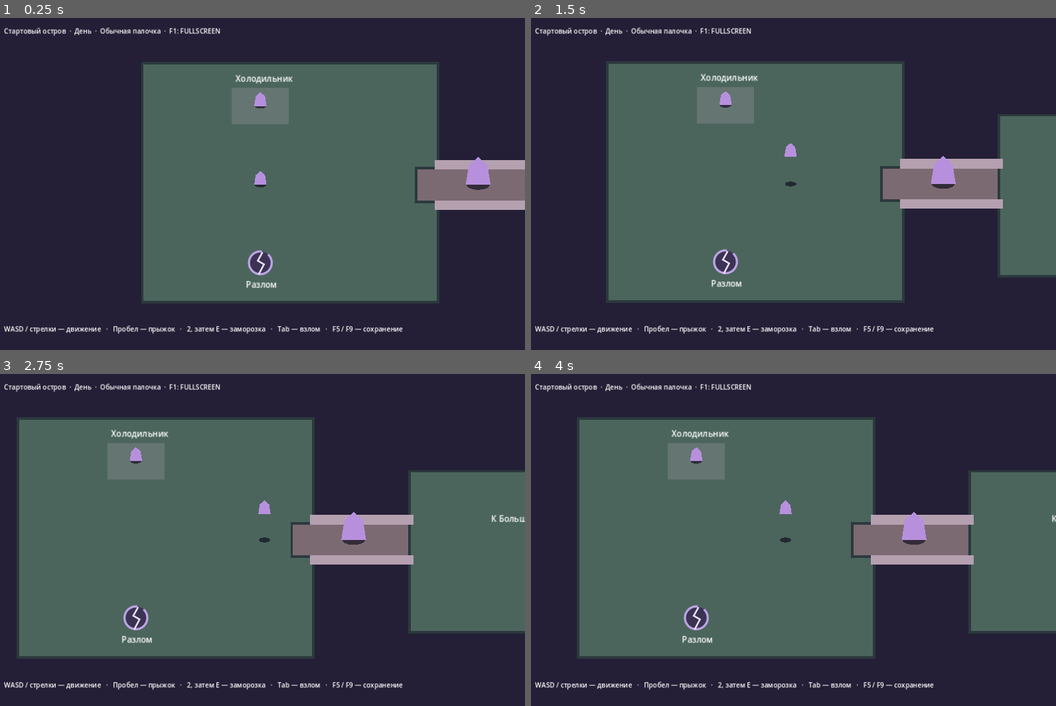
Above: before the commit, frames 1-4 (two rows, left to right).
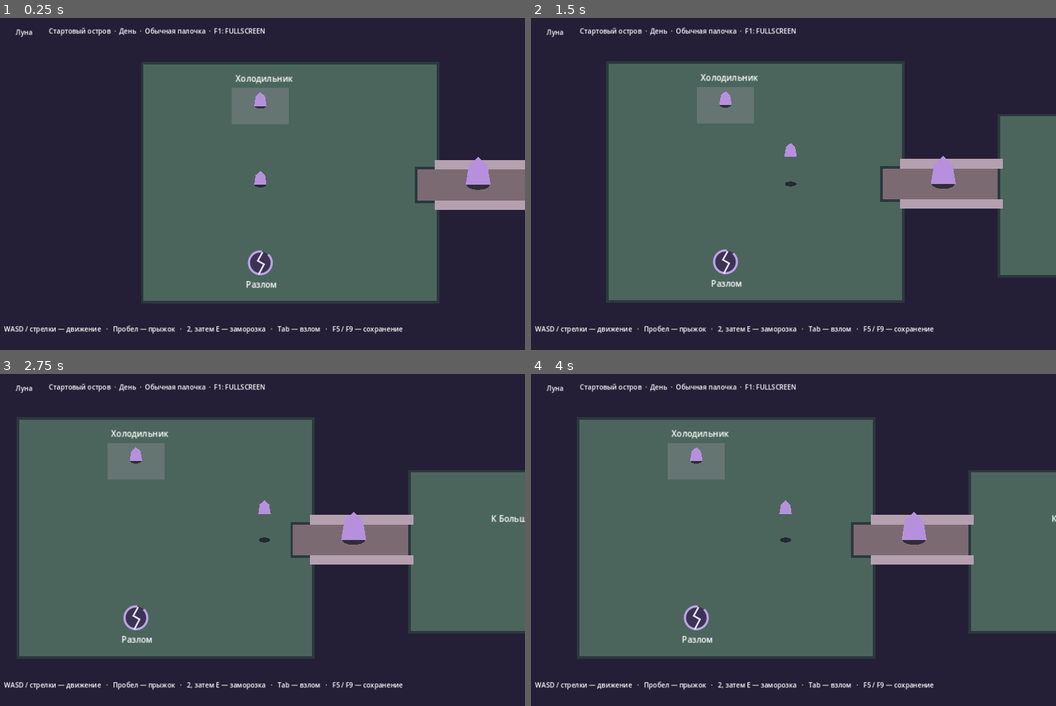
Above: after the commit, the same moments.

Repository: 0ri-space-cat/luna-dev-mode
Game: Godot game, scene res://scenes/skeleton/adventure.tscn
Two runs of this game, one before a commit and one after it. Both use one fixed random seed, a clock stepped at 60 frames per second and the inputs below.
Inputs (mouse positions are in pixels of both pictures, inside the frame that each line leads up to):
- Up to frame 1 (0.25 s): no input
- Up to frame 2 (1.5 s): tap Enter at 0.5 s; move the mouse to (909, 167) at 0.52 s; hold Right (ui_right) 0.53-1.25 s; hold Tab 0.53-1.25 s; click (909, 167) at 0.67 s; tap Space at 0.77 s; tap F at 0.8 s; drag from (683, 200) to (762, 250) at 1.27 s
- Up to frame 3 (2.75 s): tap Space at 2 s; move the mouse to (315, 466) at 2.02 s; hold Right (ui_right) from 2.03 s (still down); hold E from 2.03 s (still down); click (315, 466) at 2.17 s; tap T at 2.3 s
- Up to frame 4 (4 s): release Right (ui_right) at 2.75 s; release E at 2.75 s; drag from (762, 606) to (630, 490) at 2.77 s; tap Enter at 3.5 s; move the mouse to (951, 589) at 3.52 s; hold Left (ui_left) from 3.53 s (still down); hold Tab from 3.53 s (still down); click (951, 589) at 3.67 s; tap Space at 3.77 s; tap F at 3.8 s

The runs differ from the first frame. In frame 1, 0.6% of the frame differs, in the area x 0-51%, y 2-6%; in frame 2, 0.6%; in frame 3, 0.6%; in frame 4, 0.6%.

Commit message:
Add protected graybox Oni profile selection without changing the traveler

Diff:
--- a/game/scenes/skeleton/start_island.tscn
+++ b/game/scenes/skeleton/start_island.tscn
@@ -17,8 +17,18 @@
 
 [node name="Interface" type="CanvasLayer" parent="."]
 
+[node name="ProfilePortrait" type="Label" parent="Interface"]
+offset_left = 24.0
+offset_top = 20.0
+offset_right = 120.0
+offset_bottom = 50.0
+mouse_filter = 2
+text = "Луна"
+horizontal_alignment = 1
+vertical_alignment = 1
+
 [node name="Status" type="Label" parent="Interface"]
-offset_left = 24.0
+offset_left = 132.0
 offset_top = 20.0
 
 [node name="Prompt" type="Label" parent="Interface"]
--- /dev/null
+++ b/game/scripts/skeleton/hero_profile_2d.gd
@@ -0,0 +1,39 @@
+extends RefCounted
+## First technical profile slice. Selection never creates or replaces an Entity,
+## wand, ability instance or inventory. Other profiles require their own gates.
+const LUNA := "LUNA"
+const ONI := "ONI"
+const NAMES := {LUNA: "Луна", ONI: "Они"}
+var active := LUNA
+
+
+func available(oni_deep_met: bool) -> Array[String]:
+	var ids: Array[String] = [LUNA]
+	if oni_deep_met:
+		ids.append(ONI)
+	return ids
+
+
+func restore(value: Variant, oni_deep_met: bool) -> bool:
+	if not value is String or value not in available(oni_deep_met):
+		return false
+	active = value
+	return true
+
+
+func choose(value: String, oni_deep_met: bool, authorized: bool) -> bool:
+	return authorized and restore(value, oni_deep_met)
+
+
+func sees_underside(eyes_open: bool) -> bool:
+	return active == ONI and not eyes_open
+
+
+static func within_projected_control(body: Node2D, camera: Camera2D, target: Control, reach: float) -> bool:
+	if not is_instance_valid(body) or not is_instance_valid(camera) or not camera.is_current() or not is_instance_valid(target) or not target.is_visible_in_tree():
+		return false
+	camera.force_update_scroll()
+	var screen: Rect2 = camera.get_viewport().get_visible_rect()
+	var bounds: Rect2 = target.get_global_transform_with_canvas() * Rect2(Vector2.ZERO, target.size)
+	var point: Vector2 = camera.get_canvas_transform() * body.global_position
+	return bounds.has_area() and screen.has_point(point) and bounds.grow(reach).has_point(point)
--- a/game/scripts/skeleton/start_island.gd
+++ b/game/scripts/skeleton/start_island.gd
@@ -80,6 +80,9 @@
 const City = preload("res://scripts/skeleton/luma_city_layout.gd")
 const LunaDoor = preload("res://scripts/skeleton/luna_door_2d.gd")
 const Social = preload("res://scripts/runtime2d/friend_progress_2d.gd")
+const HeroProfile = preload("res://scripts/skeleton/hero_profile_2d.gd")
+var hero_profile := HeroProfile.new()
+var _profile_panel: PanelContainer
 const Music = preload("res://scripts/runtime2d/flute_2d.gd")
 const Visits = preload("res://scripts/skeleton/oni_music_layout.gd")
 const ATTRACTION_SECONDS := 14.0
@@ -461,6 +464,7 @@
 
 func _ready() -> void:
 	_setup_window_frame()
+	_setup_profile_panel()
 	wand_pair.original = projection
 	world_clock.minute_changed.connect(_update_world_light)
 	_ice_duration.active_changed.connect(_update_ice_support)
@@ -691,6 +695,7 @@
 func set_luna_eyes(open: bool) -> void:
 	crystal_observer.luna_eyes_open = open
 	_sync_crystal_observation()
+	queue_redraw()
 
 
 func _set_crystal_door(solid: bool) -> void:
@@ -2397,6 +2402,59 @@
 	return true
 
 
+func _setup_profile_panel() -> void:
+	_profile_panel = PanelContainer.new()
+	_profile_panel.position = Vector2(40, 85)
+	$Interface.add_child(_profile_panel)
+	_profile_panel.hide()
+
+
+func _profile_edit_allowed() -> bool:
+	if not observation_fixture or not visible or not $Interface.visible or not is_instance_valid(actor) or actor.entity_id != ENTITY_ID or not actor.accepts_player_input():
+		return false
+	if access.wand_mode != AccessState.DEVELOPER or wand_pair.held.is_empty() or not wand_pair.active().carried or not actor.motion.grounded or not is_zero_approx(float(actor.motion.elevation)) or actor.is_attached() or actor.has_passenger() or is_instance_valid(_debug_editor):
+		return false
+	return HeroProfile.within_projected_control(actor, _camera, $Interface/ProfilePortrait, 24.0)
+
+
+func request_profile_change(profile_id: String) -> bool:
+	if not hero_profile.choose(profile_id, social.oni_profile_unlocked(), _profile_edit_allowed()):
+		return false
+	$Interface/ProfilePortrait.text = HeroProfile.NAMES[hero_profile.active]
+	queue_redraw()
+	return true
+
+
+func _open_profile_panel() -> bool:
+	if not _profile_edit_allowed() or not is_instance_valid(_profile_panel):
+		return false
+	for child in _profile_panel.get_children():
+		_profile_panel.remove_child(child)
+		child.queue_free()
+	var box := VBoxContainer.new()
+	_profile_panel.add_child(box)
+	var heading := Label.new()
+	heading.text = "Профиль · " + HeroProfile.NAMES[hero_profile.active]
+	box.add_child(heading)
+	for profile_id in hero_profile.available(social.oni_profile_unlocked()):
+		var button := Button.new()
+		button.text = HeroProfile.NAMES[profile_id]
+		if profile_id == HeroProfile.ONI:
+			button.text += " · изнанка с закрытыми глазами"
+		button.disabled = profile_id == hero_profile.active
+		button.pressed.connect(func():
+			if request_profile_change(profile_id):
+				_profile_panel.hide())
+		box.add_child(button)
+	var close := Button.new()
+	close.text = "Закрыть"
+	close.pressed.connect(_profile_panel.hide)
+	box.add_child(close)
+	_profile_panel.show()
+	apply_player_input(Vector2.ZERO)
+	return true
+
+
 func _setup_window_frame() -> void:
 	_window_frame = WindowFrame.new()
 	_window_frame.physics_tick = _tick_window_frame
@@ -4098,6 +4156,8 @@
 		_window_frame.visible = active
 	if not active:
 		_reset_window_frame()
+		if is_instance_valid(_profile_panel):
+			_profile_panel.hide()
 	if not active and ancient_console != null:
 		ancient_console.close()
 	if not active and is_instance_valid(_yuki_panel):
@@ -4380,6 +4440,11 @@
 
 
 func _apply_keyboard_input() -> void:
+	if is_instance_valid(_profile_panel) and _profile_panel.visible:
+		if not _profile_edit_allowed():
+			_profile_panel.hide()
+		apply_player_input(Vector2.ZERO)
+		return
 	if is_instance_valid(_frame_panel) and _frame_panel.visible:
 		apply_player_input(Vector2.ZERO)
 		return
@@ -4865,6 +4930,11 @@
 func _unhandled_key_input(event: InputEvent) -> void:
 	if not keyboard or not event is InputEventKey or not event.pressed or event.echo:
 		return
+	if is_instance_valid(_profile_panel) and _profile_panel.visible:
+		if event.keycode in [KEY_ESCAPE, KEY_TAB]:
+			_profile_panel.hide()
+		get_viewport().set_input_as_handled()
+		return
 	if is_instance_valid(_tamagotchi_panel) and _tamagotchi_panel.visible:
 		if event.keycode == KEY_ESCAPE:
 			_tamagotchi_panel.hide()
@@ -5005,6 +5075,9 @@
 			if cycle_hourglass():
 				get_viewport().set_input_as_handled()
 		KEY_TAB:
+			if get_wand_editor_tabs(Administrator.ID).is_empty() and _open_profile_panel():
+				get_viewport().set_input_as_handled()
+				return
 			if _frame_edit_allowed():
 				_frame_switch.set_pressed_no_signal(game_frame_solid)
 				_frame_panel.show()
@@ -5180,6 +5253,7 @@
 	var data := super.make_snapshot()
 	data["address_schema"] = ADDRESS_SCHEMA
 	data["game_mode"] = game_mode
+	data["hero_profile"] = hero_profile.active
 	# FORWARD is a transient autonomy lease. Disk/recovery saves preserve the
 	# physical result but return the player to ordinary input on restoration.
 	if not _forward_behavior.is_empty():
@@ -5347,6 +5421,11 @@
 	var next_music_scale: Variant = data.get("music_scale", 0.0)
 	var next_attraction := ActiveDuration.new(ATTRACTION_SECONDS)
 	if data.has("social") and not next_social.restore(data["social"], next_evening["stage"] > 0):
+		return false
+	var next_hero_profile := HeroProfile.new()
+	if not next_hero_profile.restore(data.get("hero_profile", HeroProfile.LUNA), next_social.oni_profile_unlocked()):
+		return false
+	if not observation_fixture and next_hero_profile.active != HeroProfile.LUNA:
 		return false
 	if not next_flute is bool or not next_prism is bool or (next_prism and not next_social.prism_owned) \
 			or typeof(next_oni) not in [TYPE_INT, TYPE_FLOAT] or not is_finite(float(next_oni)) \
@@ -5761,6 +5840,10 @@
 	city_bench_observed = next_bench_seen
 	city_ray_settled = next_ray
 	social = next_social
+	hero_profile = next_hero_profile
+	$Interface/ProfilePortrait.text = HeroProfile.NAMES[hero_profile.active]
+	if is_instance_valid(_profile_panel):
+		_profile_panel.hide()
 	antimemetic = next_am
 	highland = next_highland
 	edge = next_edge
@@ -6163,7 +6246,7 @@
 		MiaLab.draw_on(self)
 		Tunnel.draw_on(self)
 		Crystal.draw_on(self, _crystal_door_solid)
-		W8.draw_on(self, _w8_open)
+		W8.draw_on(self, _w8_open, hero_profile.sees_underside(crystal_observer.luna_eyes_open))
 		CoastExtra.draw_on(self)
 		Lake.draw_shallow_on(self)
 		Coast.draw_on(self, coast_house_phase, world_clock.phase(), Coast.tide_height(world_clock.minute_of_day()))
--- a/game/scripts/skeleton/underside_refuge_layout.gd
+++ b/game/scripts/skeleton/underside_refuge_layout.gd
@@ -23,11 +23,15 @@
 	return ""
 
 
-static func draw_on(canvas: Node2D, outside: bool) -> void:
+static func draw_on(canvas: Node2D, outside: bool, oni_glimpse: bool = false) -> void:
 	# Plain structural outlines, never imported art. Do not label hidden content
 	# on the ordinary side of the seam.
 	if outside:
 		canvas.draw_rect(BRIDGE["bounds"], Color("527c9d"))
 		canvas.draw_line(Vector2(3085, 563), Vector2(3085, 687), Color("9ccef0"), 2.0)
 		canvas.draw_rect(Rect2(FAR - Vector2(11, 16), Vector2(22, 30)), Color("9ccef0"), false, 2.0)
+	elif oni_glimpse:
+		# Perception only: outline derives from the same actual geometry.
+		canvas.draw_rect(BRIDGE["bounds"], Color("80bde8"), false, 2.0)
+		canvas.draw_rect(SEAM["bounds"], Color("80bde8"), false, 1.0)
 	canvas.draw_rect(Rect2(NOTE - Vector2(18, 12), Vector2(36, 24)), Color("bdb0a5"))
--- a/game/tests/test_skeleton_proto_refuge.gd
+++ b/game/tests/test_skeleton_proto_refuge.gd
@@ -127,6 +127,39 @@
 			break
 		await physics_frame
 	assert(home.entities.get_entity(Island.Visits.ONI_ID).location_id != Island.W8.REFUGE)
+	# Real portrait projection, separate access and no new physical hero.
+	var portrait := home.get_node("Interface/ProfilePortrait") as Control
+	var bounds: Rect2 = portrait.get_global_transform_with_canvas() * Rect2(Vector2.ZERO, portrait.size)
+	var screen: Rect2 = home.get_viewport().get_visible_rect()
+	home.highland.camera_owned = true
+	home.highland.camera_mode = "LOCKED"
+	home.highland.camera_lock = home.actor.position + (screen.get_center() - bounds.get_center()) / home._camera.zoom
+	home._update_local_camera()
+	home._camera.reset_smoothing()
+	home._camera.force_update_scroll()
+	assert(home.access.set_wand_mode("PLAYFUL"))
+	assert(not home.request_profile_change("ONI"))
+	assert(home.access.set_wand_mode("DEVELOPER"))
+	assert(home._profile_edit_allowed())
+	var original_actor = home.actor
+	var components: Dictionary = original_actor.record.get_components()
+	assert(not home.request_profile_change("YUKI"))
+	assert(home.request_profile_change("ONI") and home.hero_profile.active == "ONI")
+	assert(home.actor == original_actor and home.actor.record.get_components() == components)
+	home.set_luna_eyes(false)
+	assert(home.hero_profile.sees_underside(false) and not home._w8_open)
+	assert(not home.hero_profile.sees_underside(true))
+	var profile_save: Dictionary = JSON.parse_string(JSON.stringify(home.make_snapshot()))
+	var invalid_profile := profile_save.duplicate(true)
+	invalid_profile["social"]["oni_deep_met"] = false
+	assert(not home.apply_snapshot(invalid_profile) and home.hero_profile.active == "ONI")
+	assert(home.apply_snapshot(profile_save) and home.hero_profile.active == "ONI")
+	assert(home.social.oni_profile_unlocked())
+	home.highland.camera_mode = "FOLLOW"
+	home._update_local_camera()
+	home._camera.reset_smoothing()
+	home._camera.force_update_scroll()
+	assert(not home.request_profile_change("LUNA"))
 	game.queue_free()
 	await process_frame
 	print("Relocated Q22: physical waterfall approach, camera span, old save and return passed")
Not shown, changed: docs/manual/00_LUNA_PRODUCTION_MANUAL.md
